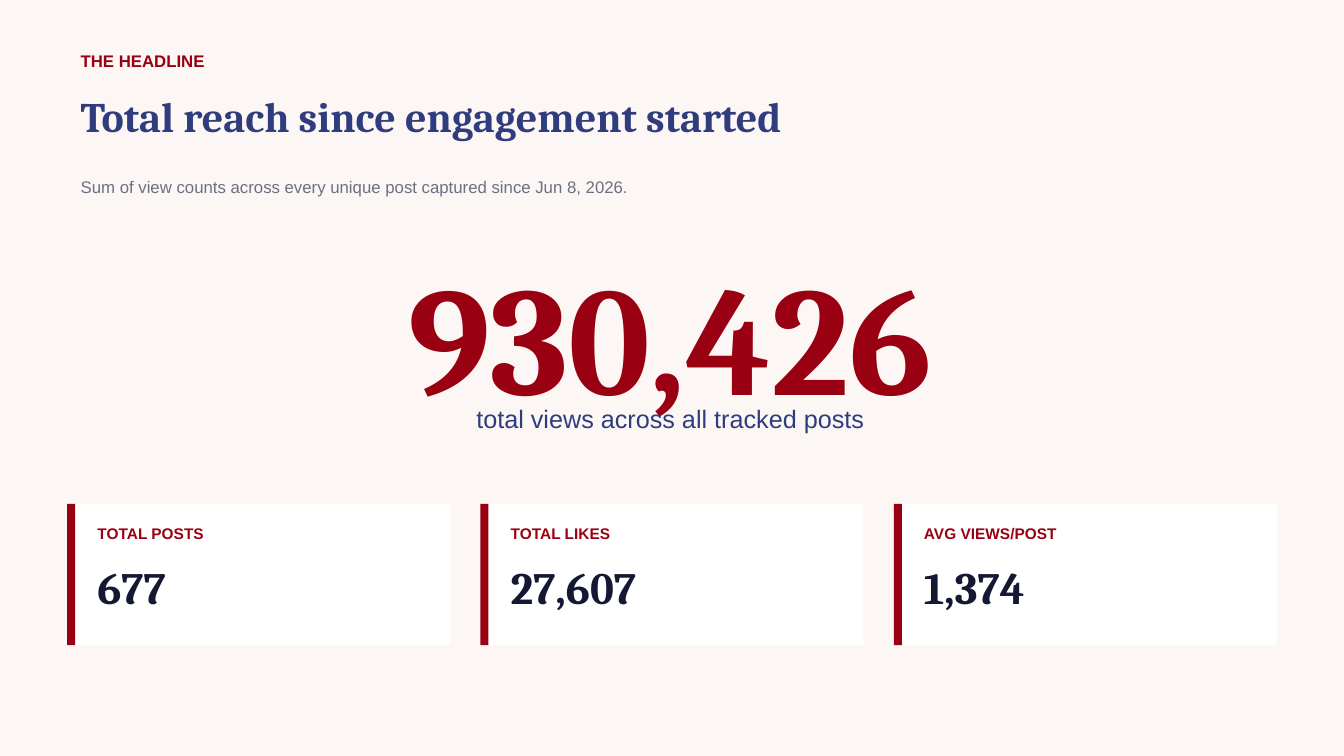
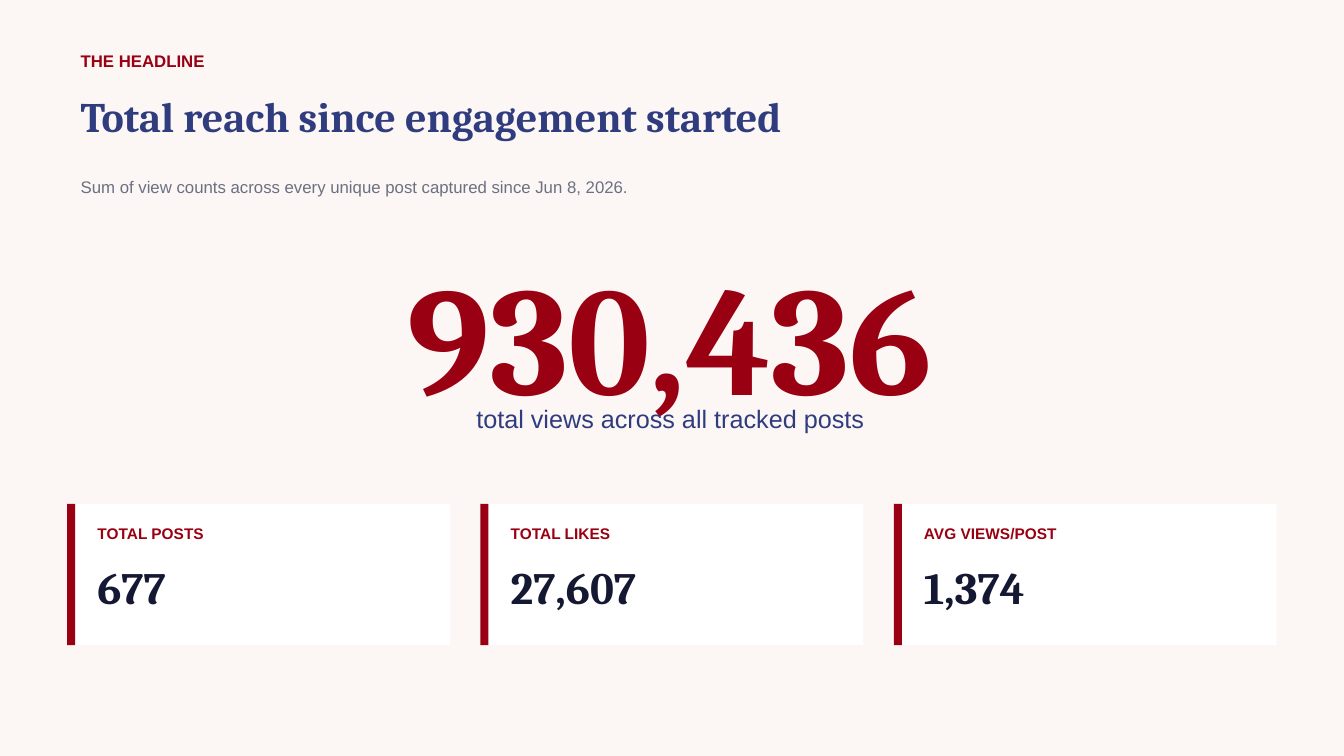
Before and after one commit to zvmmer/talking-downey-kpis, a slide deck: slide 2 of OVERALL_REPORT.pptx. Drawn at 1344x756 pixels with LibreOffice and Linux fonts; fonts in the diff are those of the drawing. Boxes give left, top, right and bottom in pixels: in the first picture for what was removed or moved away, otherwise in the second. Text is boxed around its words. In the diff, an @@ line names an element or a change of style, - is before the commit and + after.

```diff
--- a/OVERALL_REPORT.pptx
+++ b/OVERALL_REPORT.pptx
@@ text at (408,290,933,428): text changed @@
-930,426
+930,436
```
Also in this commit, not shown: 2 other slides changed, 5 other files.
